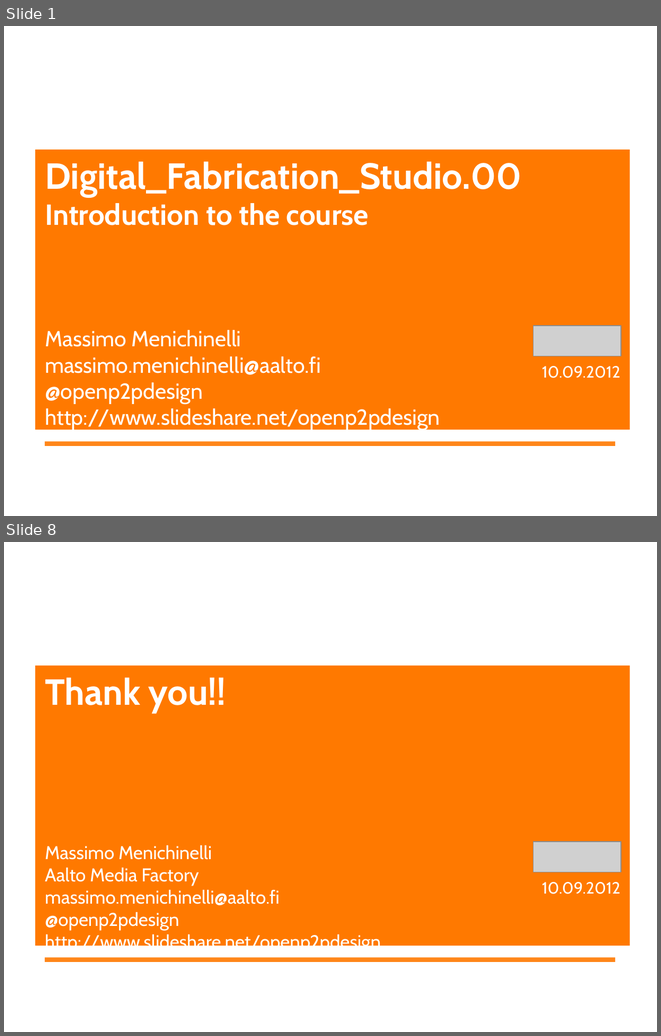
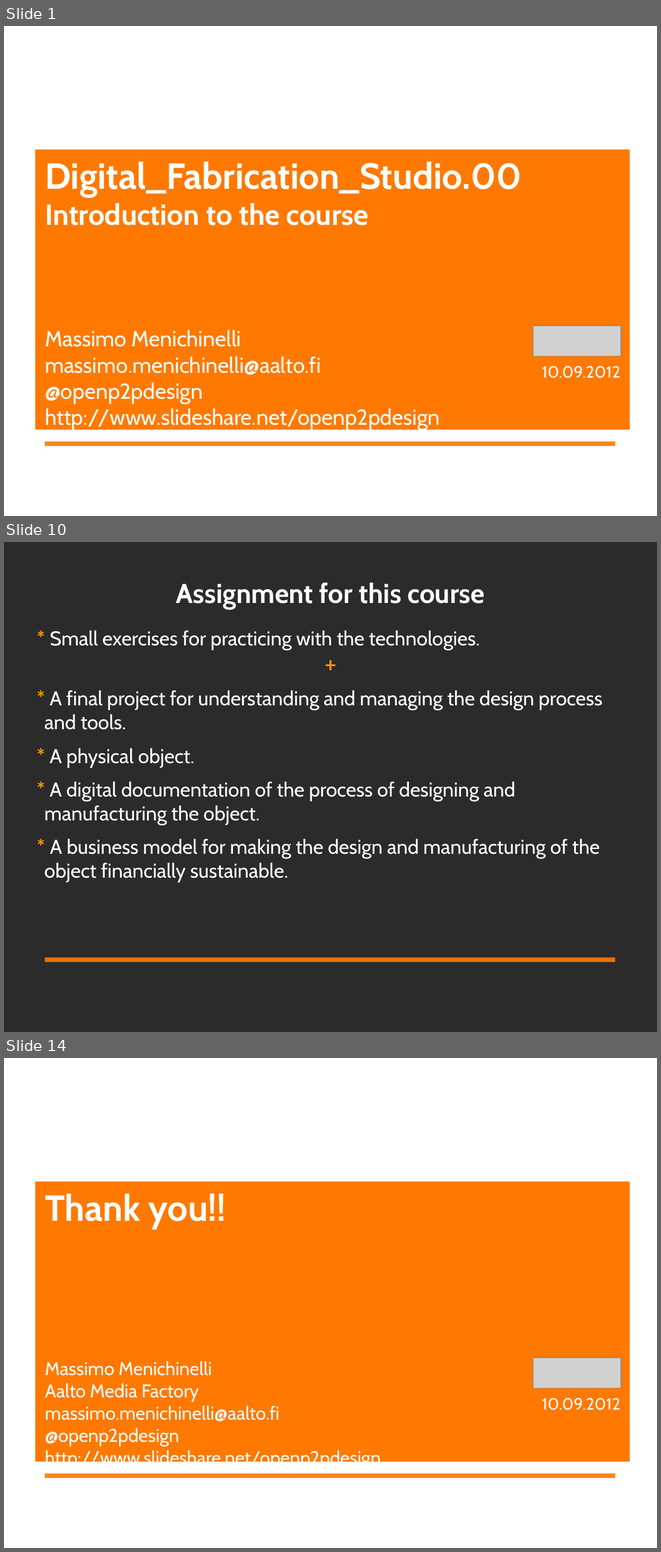
Before and after one commit to DigitalFabricationStudio/Slides, a slide deck: libreoffice/DigitalFabricationStudio.00__Introduction.odp. Shown one above the other, each under a label of ours: slides 1 and 8 before the commit, slides 1, 10 and 14 after it; the slides between them are not shown. The pictures are 661x1036 and 661x1552 pixels, drawn with LibreOffice and Linux fonts; fonts in the diff are those of the drawing; grey boxes stand for pictures; background and template pictures are left out; a plain dark background stands for a picture behind light text. Boxes give left, top, right and bottom in pixels: in the first picture for what was removed or moved away, otherwise in the second. Text is boxed around its words. In the diff, an @@ line names an element or a change of style, - is before the commit and + after.

Commit message:
Finalizing the Introduction slides

```diff
--- a/libreoffice/DigitalFabricationStudio.00__Introduction.odp
+++ b/libreoffice/DigitalFabricationStudio.00__Introduction.odp
@@ slide 10 added at [4, 542, 657, 1032], background picture (left out); not listed: 1 template element that a slide beside it also shows @@
@@ title added at [176, 582, 485, 609], 30 pt, text #FFFFFF, bold @@
+Assignment for this course
@@ text added at [44, 630, 602, 882], 22 pt, text #FFFFFF @@
+* Small exercises for practicing with the technologies.
++
+* A final project for understanding and managing the design process and tools.
+* A physical object.
+* A digital documentation of the process of designing and manufacturing the object.
+* A business model for making the design and manufacturing of the object financially sustainable.
@@ what was slide 8 is now slide 14 @@
```
Also in this commit, not shown: 2 slides changed, 9 other slides added, 4 slides removed.
